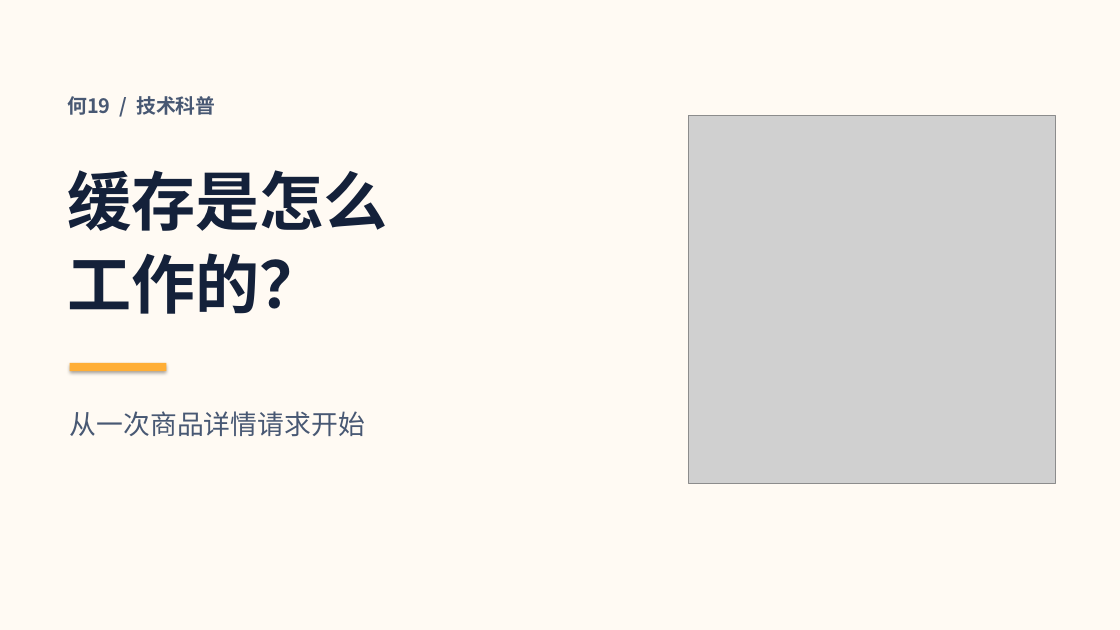
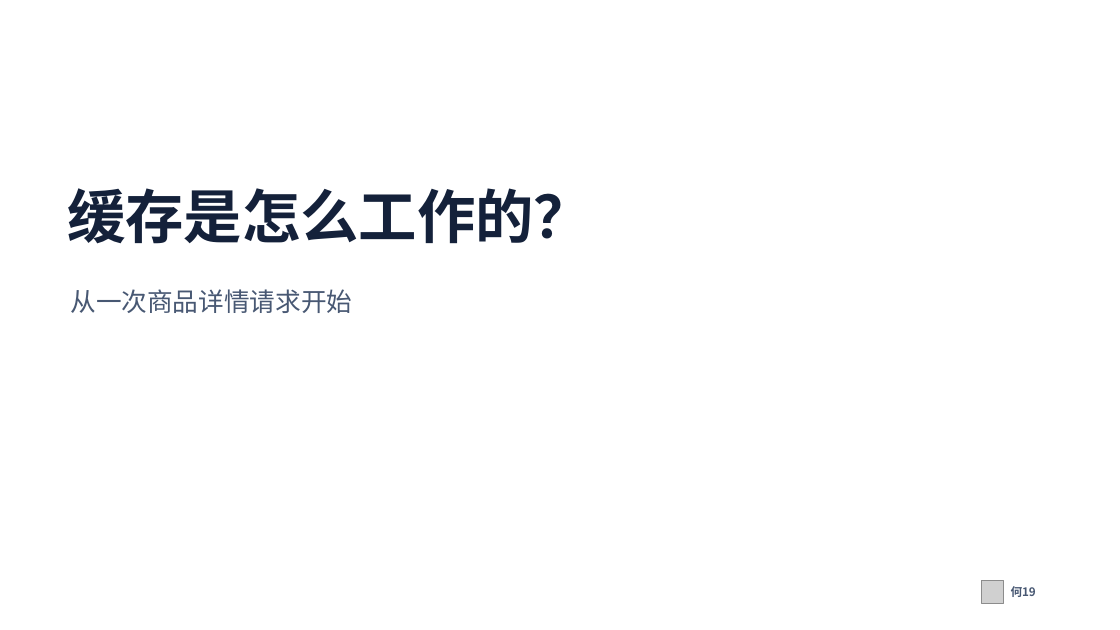
Before and after one commit to HEXING19/Personal-Band, a slide deck: slide 1 of output/he19-cache.pptx. Drawn at 1120x630 pixels with LibreOffice and Linux fonts; fonts in the diff are those of the drawing; grey boxes stand for pictures. Boxes give left, top, right and bottom in pixels: in the first picture for what was removed or moved away, otherwise in the second. Text is boxed around its words. In the diff, an @@ line names an element or a change of style, - is before the commit and + after.

```diff
--- a/output/he19-cache.pptx
+++ b/output/he19-cache.pptx
@@ background #FFFAF3 to #FFFFFF @@
@@ text removed at box(67, 96, 215, 115) @@
-何19 / 技术科普
@@ text at box(67, 188, 592, 244): text changed; size 55 to 50 pt @@
-缓存是怎么
-工作的？
+缓存是怎么工作的？
@@ text "从一次商品详情请求开始": place and size @@
-text "从一次商品详情请求开始" at box(70, 411, 365, 436)
+text "从一次商品详情请求开始" at box(71, 289, 353, 313)
@@ text "从一次商品详情请求开始" at box(71, 289, 353, 313): size 23 to 22 pt @@
@@ rectangle removed at box(70, 363, 166, 371) @@
@@ picture: place and size @@
-picture at box(689, 116, 1056, 483)
+picture at box(981, 581, 1004, 603)
@@ text added at box(1011, 586, 1036, 597), 10 pt, text #485873, bold @@
+何19
```
Also in this commit, not shown: 4 other slides changed, 10 other files.
